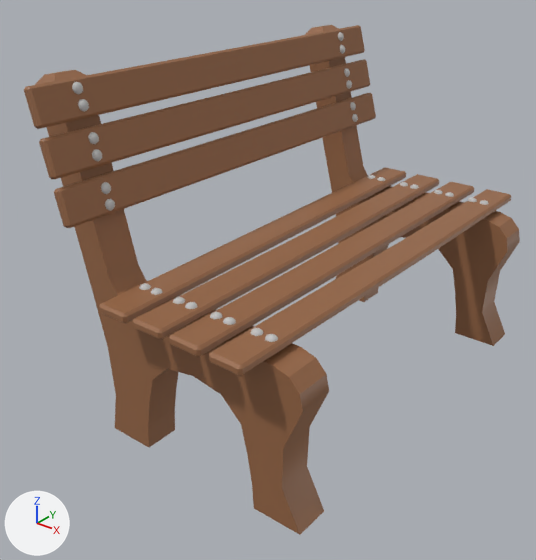
An edit to the FBX model Assets/Art/Environments/Objects/Bench/bench_low.fbx, drawn before and after from the same camera.
Rendered twice from a 50 mm camera at (5.89, -7.73, 6.01) aimed at (0.2, -0.62, 1.6). The lights are fixed; the arrows at lower left show +X, +Y and +Z. Where no turn or scale is listed for an object, it has been applied to the vertices.

The first picture shows 'bench_lod1'.
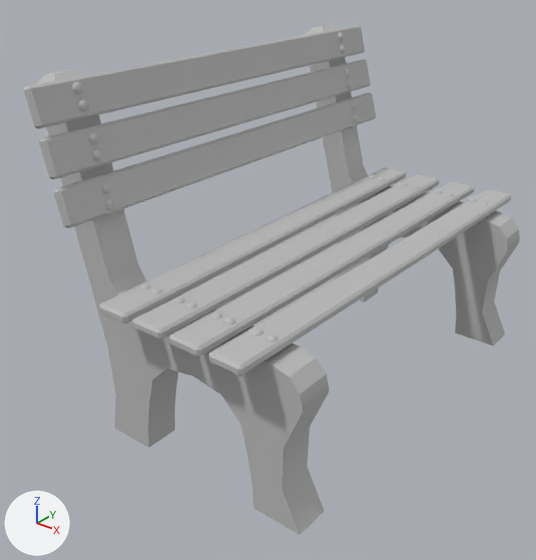
The change in detail:
Material 'base_material' (mat_base_material) is new.
Its base color is (0.5, 0.5, 0.5) (grey #bcbcbc).
Its roughness is 0.749.
me_mesh has 1176 vertices, 1618 faces and spans x -1.41..2.37, y -3.21..3.21, z 0.0..4.49.
me_mesh is used by ob_bench_lod1; location (0.0, 0.0, 0.0).
me_mesh part 1: all 386 faces that had it switch from mat_lambert1 (brown #986846) to mat_base_material (grey #bcbcbc).
me_mesh part 2: all 1232 faces that had it switch from mat_bolts (light grey #c2c2c2) to mat_base_material (grey #bcbcbc).

Boxes (x1, y1, x2, y2) around the edits, measured in the pictures (536 x 560 px):
part 1 of me_mesh, recoloured (brown to grey)
    both: (24, 25, 520, 535)
part 2 of me_mesh, recoloured
    both: (72, 32, 489, 342)
